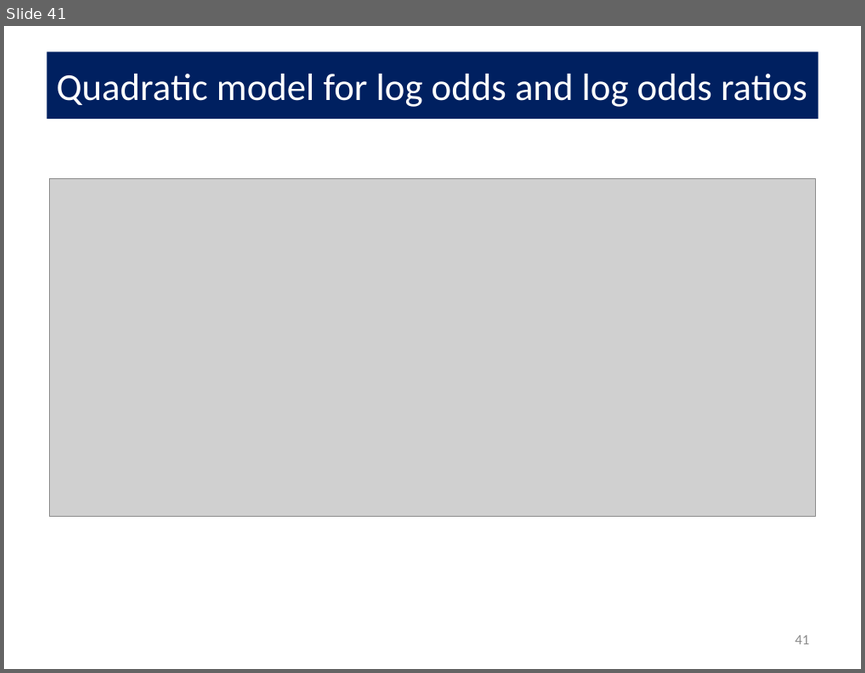
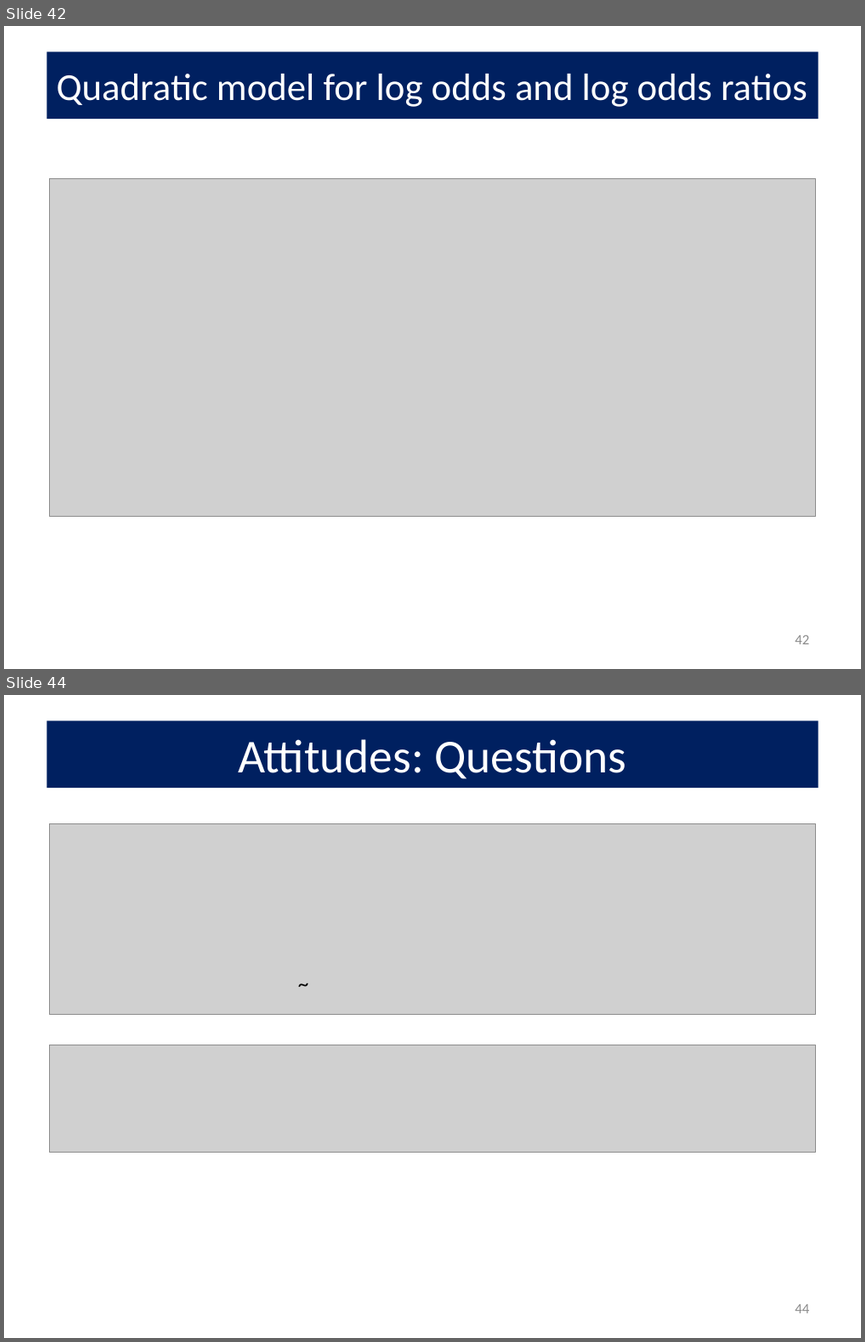
Before and after one commit to friendly/psy6136, a slide deck: docs/lectures/Log-Odds.pptx. Shown one above the other, each under a label of ours: slide 41 before the commit, slides 42 and 44 after it; the slides between them are not shown. The pictures are 865x673 and 865x1342 pixels, drawn with LibreOffice and Linux fonts; fonts in the diff are those of the drawing; grey boxes stand for pictures. Boxes give left, top, right and bottom in pixels: in the first picture for what was removed or moved away, otherwise in the second. Text is boxed around its words. In the diff, an @@ line names an element or a change of style, - is before the commit and + after.

```diff
--- a/docs/lectures/Log-Odds.pptx
+++ b/docs/lectures/Log-Odds.pptx
@@ slide 44 added at (4, 695, 861, 1338), background #FFFFFF @@
@@ title added at (46, 721, 818, 788), fill #002060, 39.6 pt, text #FFFFFF @@
+Attitudes: Questions
@@ picture added at (49, 823, 816, 1015) @@
@@ text added at (290, 966, 315, 1000), 18 pt, text #000000 @@
+~
@@ picture added at (49, 1044, 816, 1151) @@
@@ page number added at (794, 1304, 809, 1313), 12 pt, text #8C8C8C @@
+44
@@ what was slide 41 is now slide 42 @@
@@ page number at (794, 635, 809, 644): text changed @@
-41
+42
```
Also in this commit, not shown: 2 slides changed, 6 other slides added, 5 other files.
